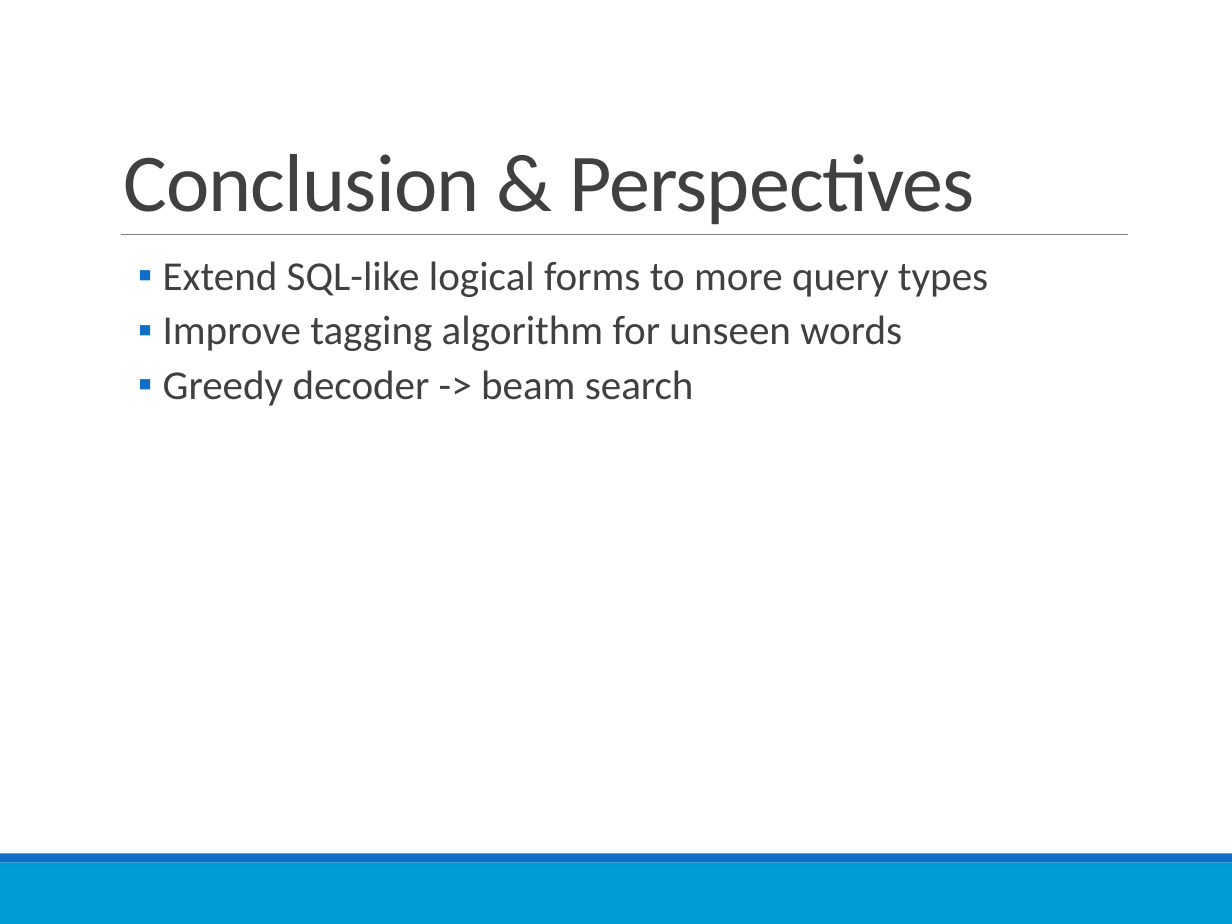
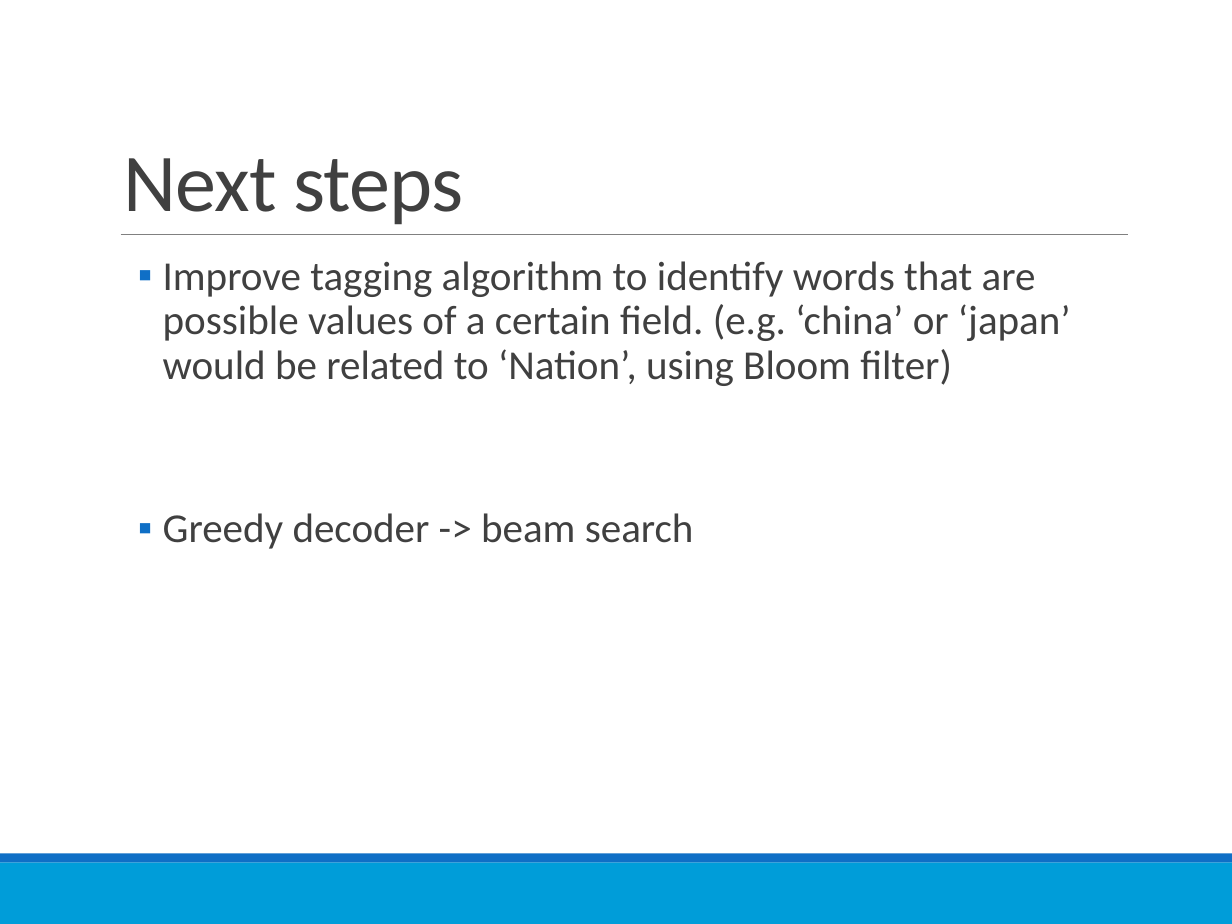
Before and after one commit to richardxiong/dnnQuery, a slide deck: slide 22 of dnnQuery.pptx (slide 20 before the commit). Drawn at 1232x924 pixels with LibreOffice and Linux fonts; fonts in the diff are those of the drawing. Boxes give left, top, right and bottom in pixels: in the first picture for what was removed or moved away, otherwise in the second. Text is boxed around its words. In the diff, an @@ line names an element or a change of style, - is before the commit and + after.

```diff
--- a/dnnQuery.pptx
+++ b/dnnQuery.pptx
@@ title at <box>123,158,463,225</box>: text changed @@
-Conclusion & Perspectives
+Next steps
@@ text at <box>163,261,1071,386</box>: text changed @@
-  ▪ Extend SQL-like logical forms to more query types
-  ▪ Improve tagging algorithm for unseen words
+  ▪ Improve tagging algorithm to identify words that are possible values of a certain field. (e.g. ‘china’ or ‘japan’ would be related to ‘Nation’, using Bloom filter)
```
Also in this commit, not shown: 11 other slides changed, 2 slides added, 16 other files.
